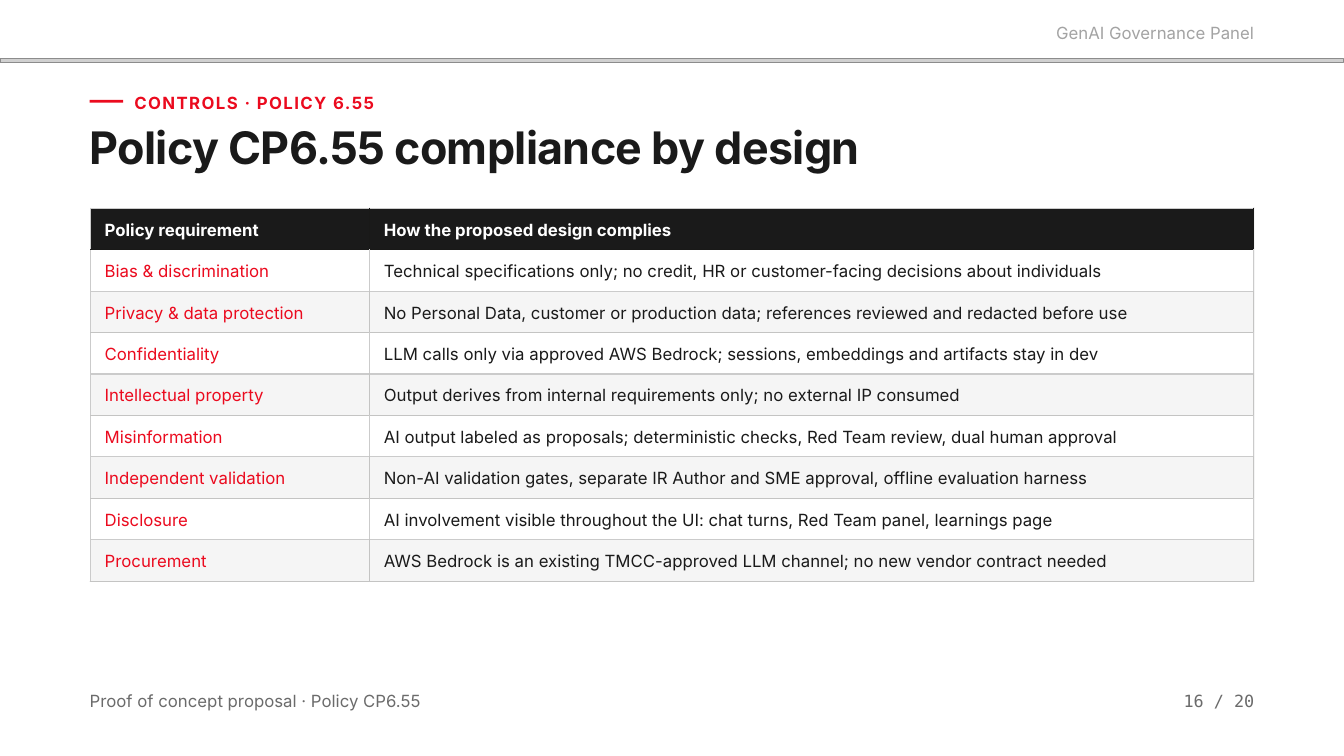
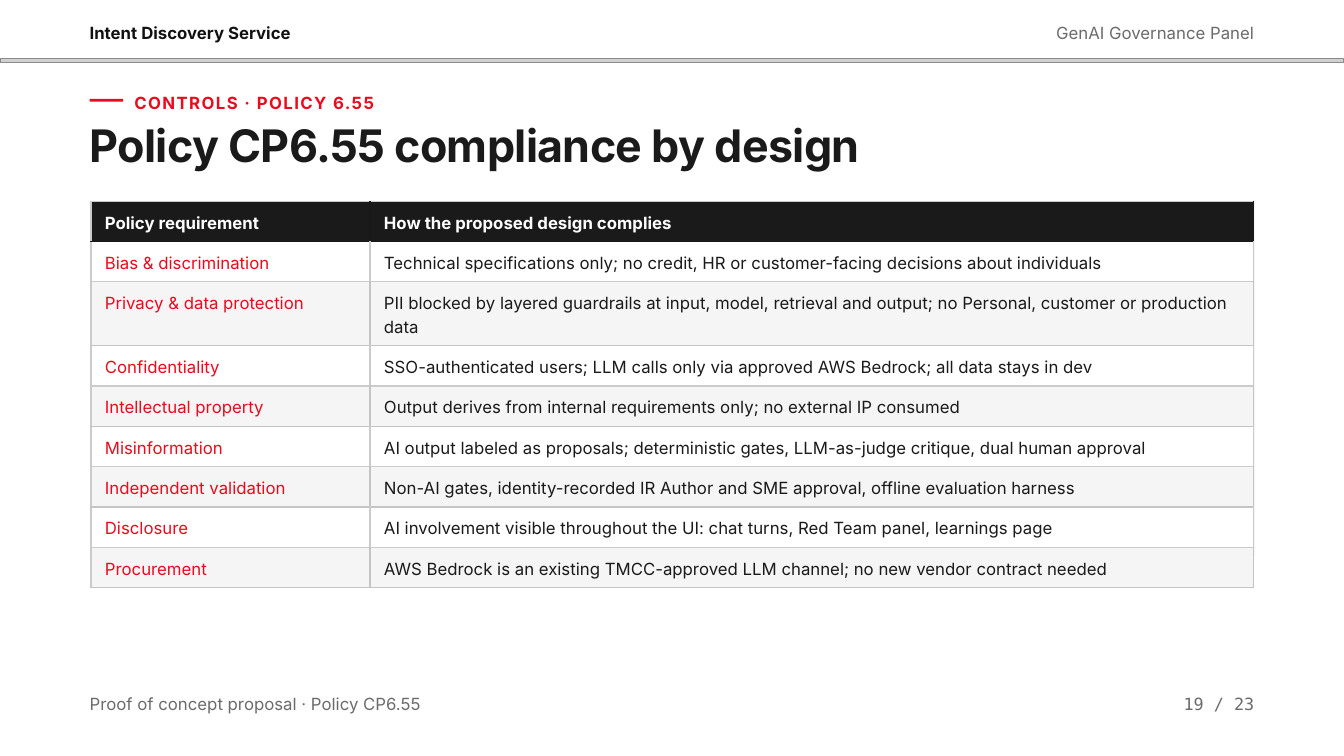
Before and after one commit to pavankumargoli/Machine-Learning-Featurization-and-TSNE, a slide deck: slide 19 of Intent Discovery Service — GenAI Council v4.pptx (slide 16 before the commit). Drawn at 1344x756 pixels with LibreOffice and Linux fonts; fonts in the diff are those of the drawing; grey boxes stand for pictures. Boxes give left, top, right and bottom in pixels: in the first picture for what was removed or moved away, otherwise in the second. Text is boxed around its words. In the diff, an @@ line names an element or a change of style, - is before the commit and + after.

```diff
--- a/Intent Discovery Service — GenAI Council v4.pptx
+++ b/Intent Discovery Service — GenAI Council v4.pptx
@@ text added at (x1=90, y1=26, x2=291, y2=43), 12 pt, text #111111, bold @@
+Intent Discovery Service
@@ text "GenAI Governance Panel" at (x1=1056, y1=26, x2=1254, y2=39): text colour #A3A3A3 to #6B6B6B @@
@@ table at (x1=91, y1=202, x2=1254, y2=583) @@
-row 3, column 2: No Personal Data, customer or production data; references reviewed and redacted before use
+row 3, column 2: PII blocked by layered guardrails at input, model, retrieval and output; no Personal, customer or production data
-row 4, column 2: LLM calls only via approved AWS Bedrock; sessions, embeddings and artifacts stay in dev
+row 4, column 2: SSO-authenticated users; LLM calls only via approved AWS Bedrock; all data stays in dev
-row 6, column 2: AI output labeled as proposals; deterministic checks, Red Team review, dual human approval
+row 6, column 2: AI output labeled as proposals; deterministic gates, LLM-as-judge critique, dual human approval
-row 7, column 2: Non-AI validation gates, separate IR Author and SME approval, offline evaluation harness
+row 7, column 2: Non-AI gates, identity-recorded IR Author and SME approval, offline evaluation harness
@@ table resized from (x1=91, y1=209, x2=1254, y2=582) to (x1=91, y1=202, x2=1254, y2=583) @@
@@ line moved from (1254, 208) - (1254, 582) to (1254, 200) - (1254, 556) @@
@@ line moved from (90, 582) - (1254, 582) to (90, 555) - (1254, 555) @@
@@ text removed at (x1=1184, y1=694, x2=1254, y2=707) @@
-16 / 20
@@ text added at (x1=1184, y1=697, x2=1254, y2=710), 12 pt, text #6B6B6B @@
+19 / 23
```
Also in this commit, not shown: 18 other slides changed, 4 slides added, 1 slide removed.
